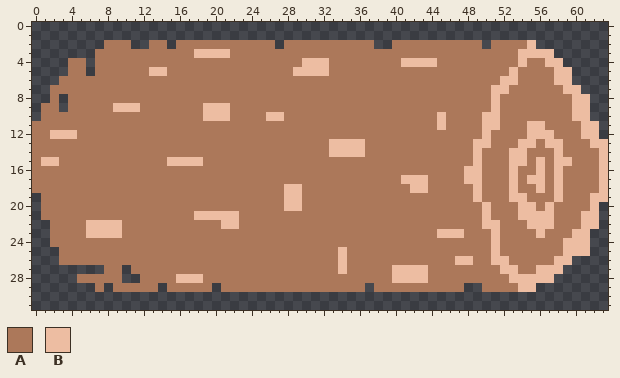
Pixel-art sprite -- resources/floaters/log_small.png. Above, as it was before the edit.
The file is 64x32 pixels.
Palette (. is transparent): A #ac785a  B #edbda2
After:
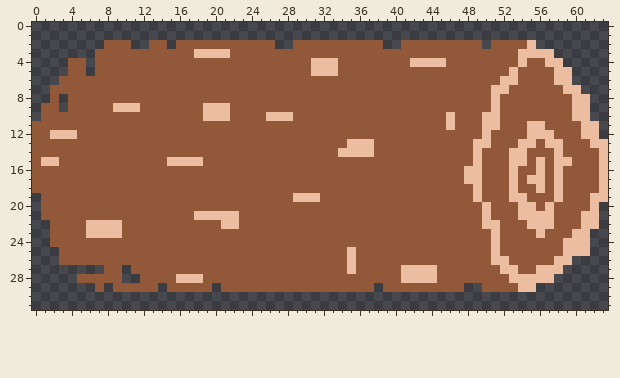
From the commit log: Painted logs darker
Changes in this commit:
colour A: #ac785a -> #91593a
y 2: x 28 A -> .; x 38 . -> A; x 40 A -> .
y 4: x 30 B -> A; x 33 A -> B; x 41 B -> A; x 45 A -> B
y 5: x 13..14 BB -> AA; x 29..30 BB -> AA; x 33 A -> B
y 10: x 28 A -> B; x 45..46 BA -> AB
y 11: x 45..46 BA -> AB
y 13: x 33..34 BB -> AA; x 37 A -> B
y 14: x 33 B -> A; x 37 A -> B
y 17: x 41..43 BBB -> AAA
y 18: x 28..29 BB -> AA; x 42..43 BB -> AA
y 19: x 28 B -> A; x 30..31 AA -> BB
y 20: x 28..29 BB -> AA
y 23: x 45..47 BBB -> AAA
y 25: x 34..35 BA -> AB
y 26: x 34..35 BA -> AB; x 47..48 BB -> AA
y 27: x 34..35 BA -> AB; x 40 B -> A; x 44 A -> B
y 28: x 40 B -> A; x 44 A -> B
y 29: x 37..38 .A -> A.
